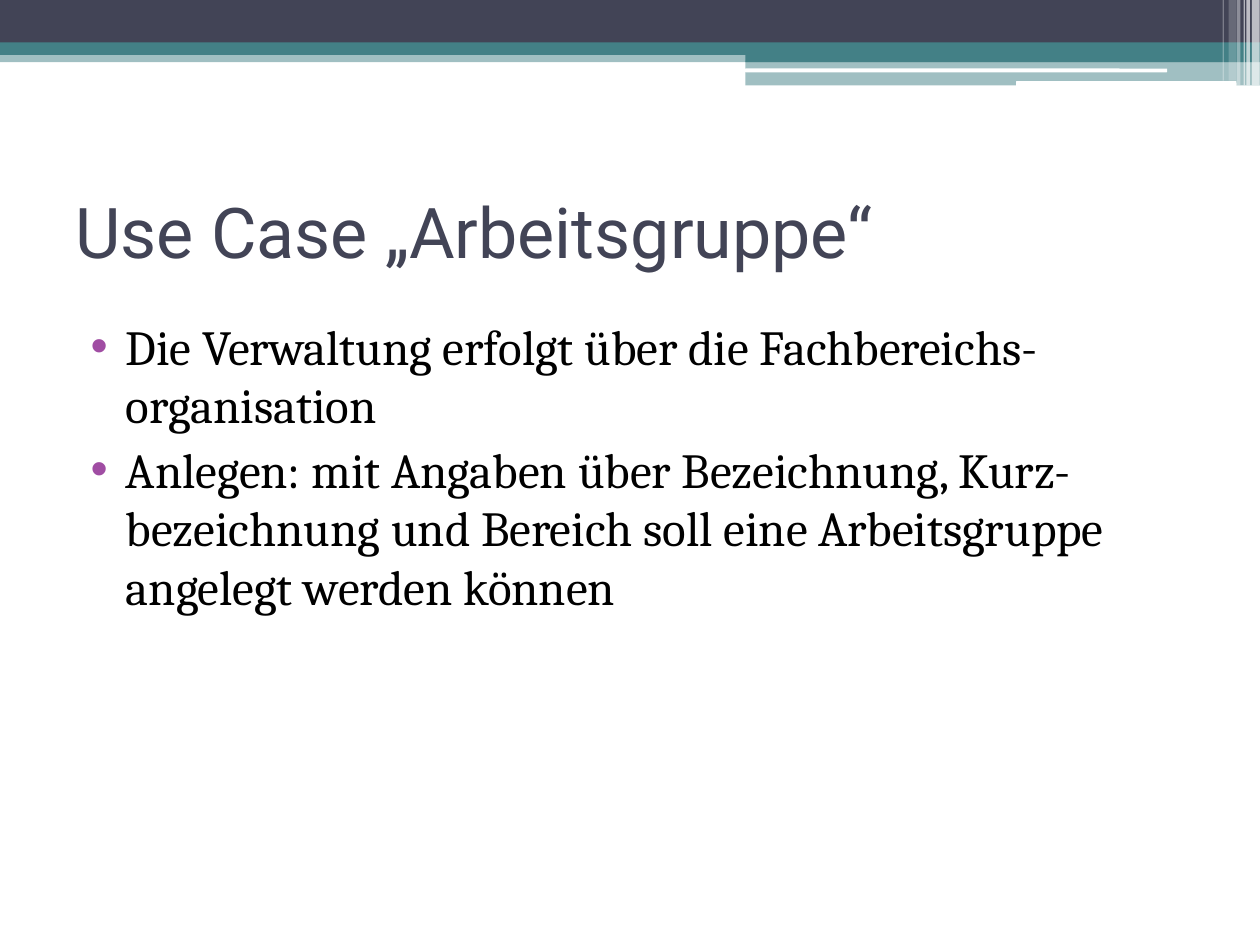
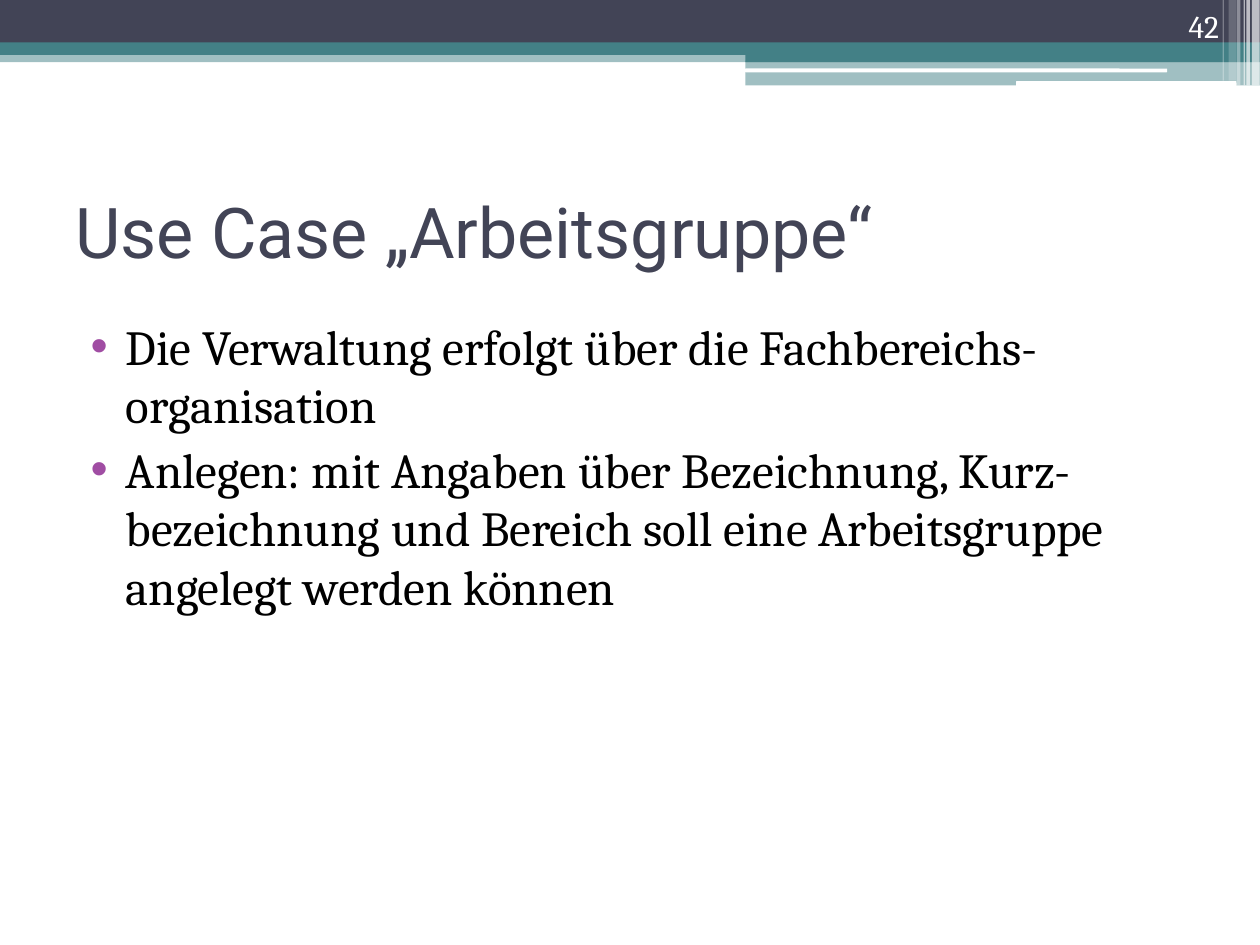
Before and after one commit to DanJoeHa/Fallstudie, a slide deck: slide 42 of Projektmanagement/Abschlusspräsentation.pptx. Drawn at 1260x945 pixels with LibreOffice and Linux fonts; fonts in the diff are those of the drawing. Boxes give left, top, right and bottom in pixels: in the first picture for what was removed or moved away, otherwise in the second. Text is boxed around its words. In the diff, an @@ line names an element or a change of style, - is before the commit and + after.

```diff
--- a/Projektmanagement/Abschlusspräsentation.pptx
+++ b/Projektmanagement/Abschlusspräsentation.pptx
@@ page number added at <box>1189,16,1219,45</box>, 18 pt, text #FFFFFF @@
+42
```
Also in this commit, not shown: 46 other slides changed.
